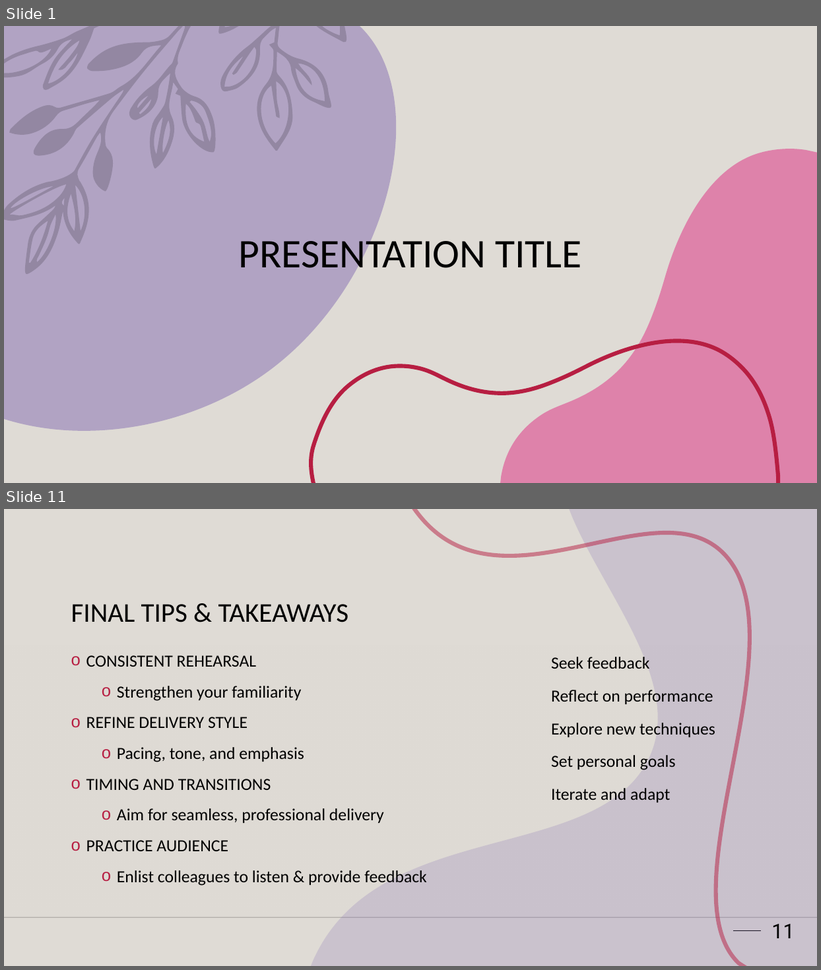
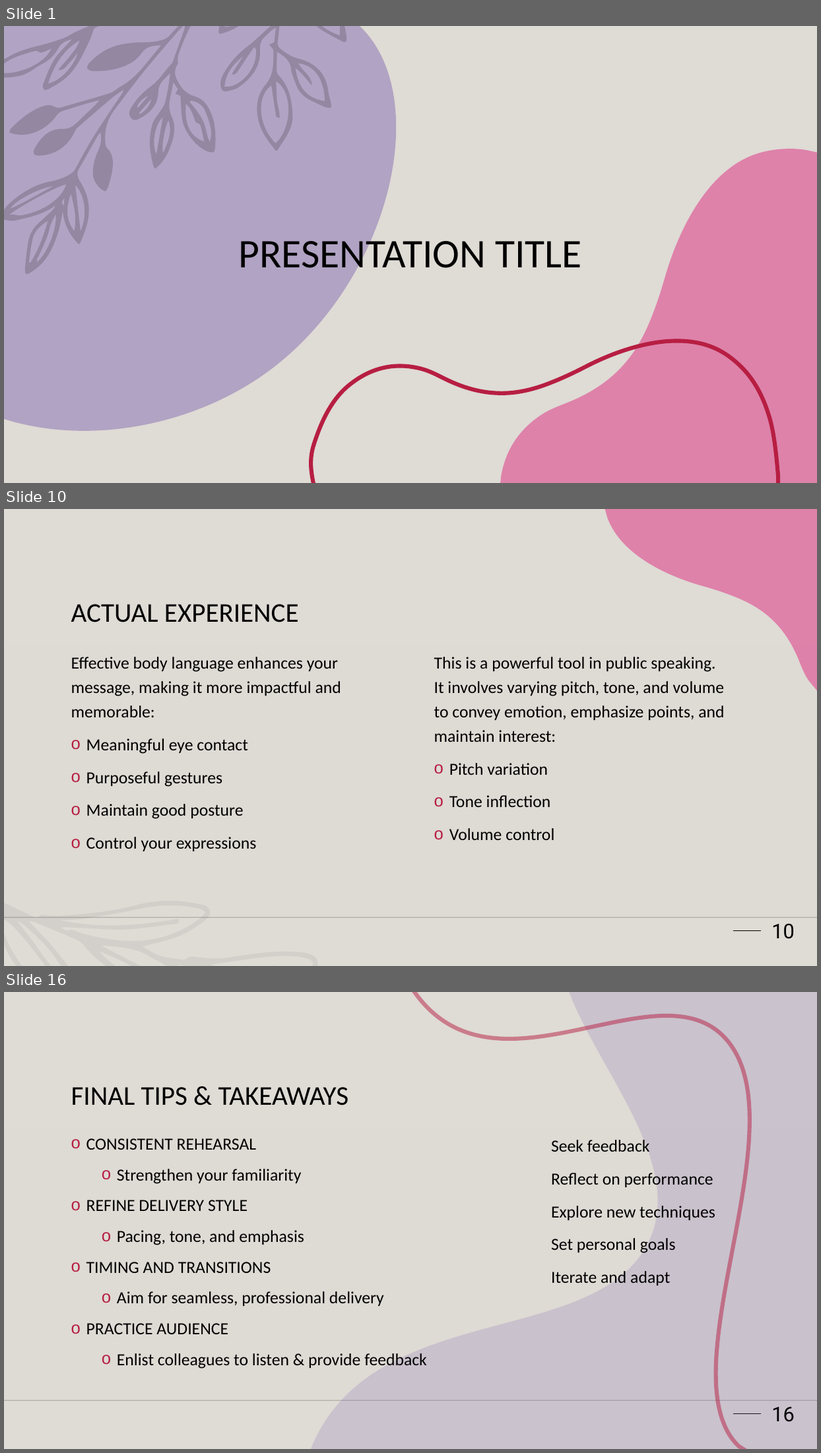
Before and after one commit to seli-hom/Unix-Final, a slide deck: Unix Presentation.pptx. Shown one above the other, each under a label of ours: slides 1 and 11 before the commit, slides 1, 10 and 16 after it; the slides between them are not shown. The pictures are 821x970 and 821x1453 pixels, drawn with LibreOffice and Linux fonts; fonts in the diff are those of the drawing; background and template pictures are left out. Boxes give left, top, right and bottom in pixels: in the first picture for what was removed or moved away, otherwise in the second. Text is boxed around its words. In the diff, an @@ line names an element or a change of style, - is before the commit and + after.

Commit message:
power point presentation

```diff
--- a/Unix Presentation.pptx
+++ b/Unix Presentation.pptx
@@ slide 10 added at bbox=[4, 509, 817, 966], background #DFDBD5; not listed: 3 template elements that a slide beside it also shows @@
@@ freeform shape added at bbox=[605, 509, 817, 691], fill #DE478E at 60% opacity @@
@@ title added at bbox=[71, 604, 299, 623], 32 pt, text #000000 @@
+ACTUAL EXPERIENCE
@@ text added at bbox=[71, 657, 341, 852], 20 pt, text #000000 @@
+Effective body language enhances your message, making it more impactful and memorable:
+  o Meaningful eye contact
+  o Purposeful gestures
+  o Maintain good posture
+  o Control your expressions
@@ text added at bbox=[434, 657, 725, 840], 20 pt, text #000000 @@
+This is a powerful tool in public speaking. It involves varying pitch, tone, and volume to convey emotion, emphasize points, and maintain interest:
+  o Pitch variation
+  o Tone inflection
+  o Volume control
@@ freeform shape added at bbox=[4, 901, 318, 966], fill #000000 at 5% opacity @@
@@ page number added at bbox=[772, 924, 795, 939], 24 pt, text #000000 @@
+10
@@ what was slide 11 is now slide 16 @@
@@ page number at bbox=[772, 1407, 795, 1422]: text changed @@
-11
+16
```
Also in this commit, not shown: 3 slides changed, 11 other slides added, 5 slides removed.
